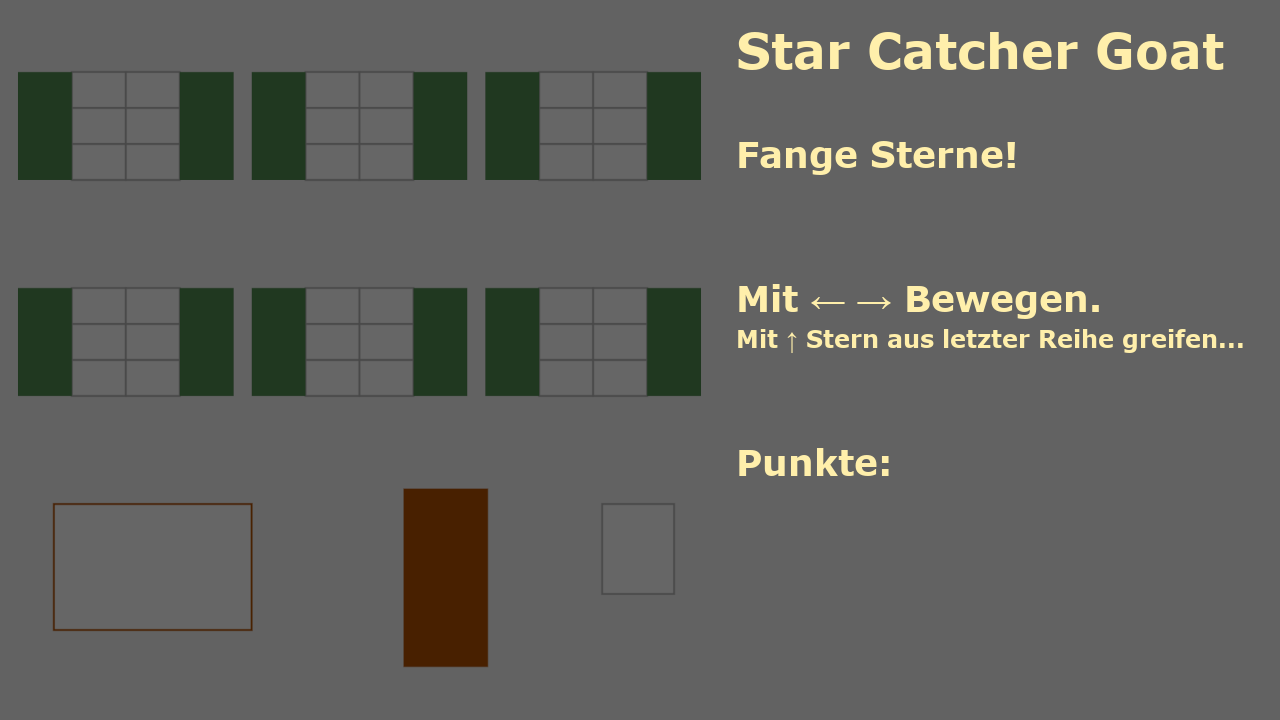
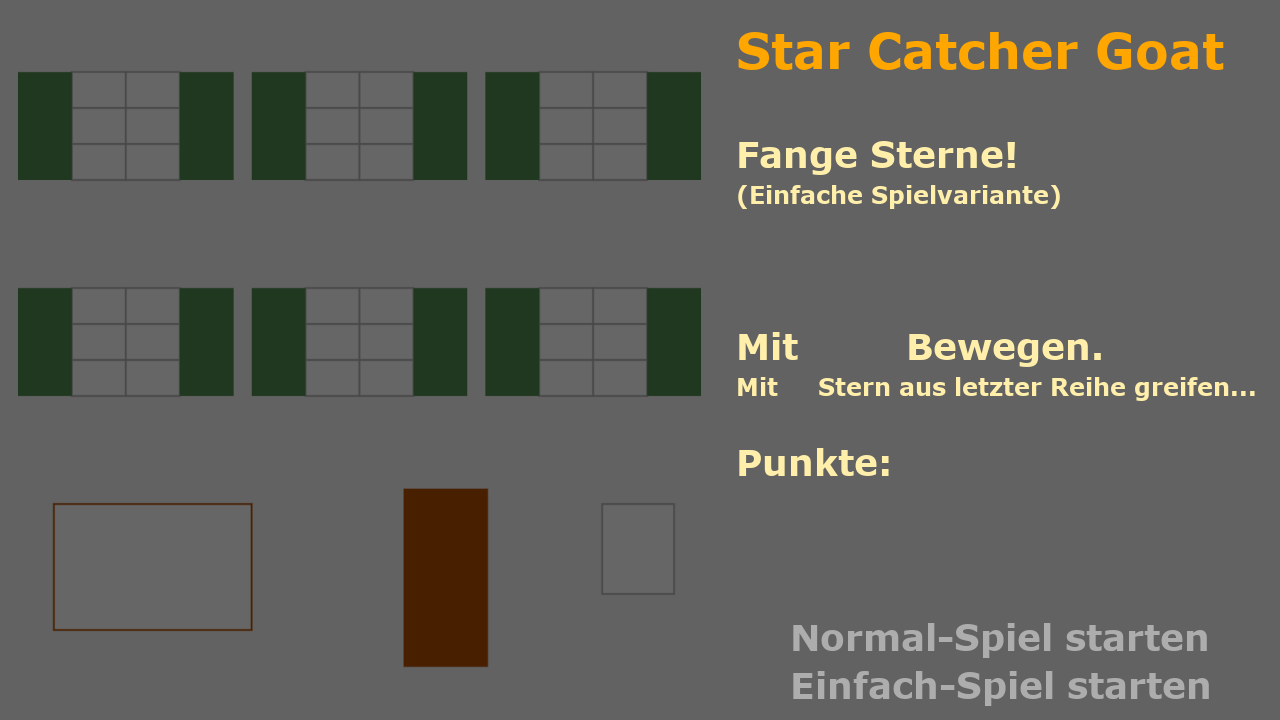
Layer changes from the first 1280 x 720 image to the second:
renamed "Star Catcher Goat ... #1" to "Star Catcher Goat ...", painted on it over [738, 32, 1243, 401]
added layer "Normal-Spiel starten ..." above "Mit Bewegen. ..." over [793, 623, 1209, 706]
renamed "Star Catcher Goat ..." to "Mit Bewegen. ...", showed it, painted on it over [738, 32, 1255, 401]
